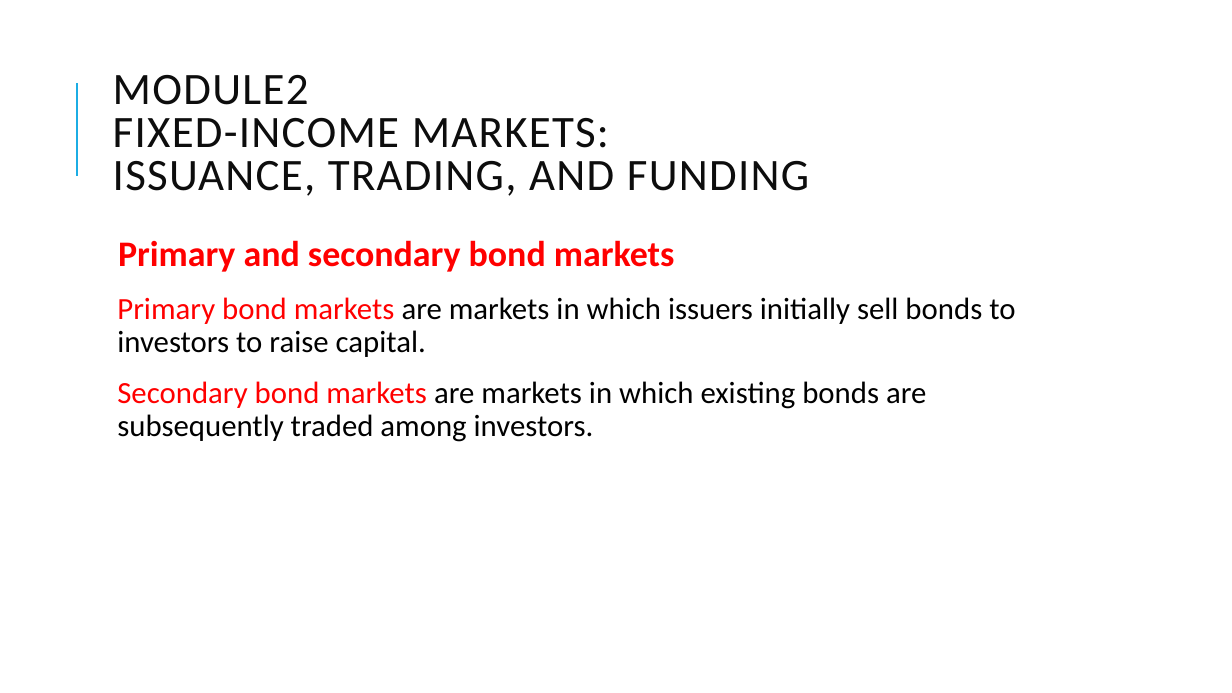
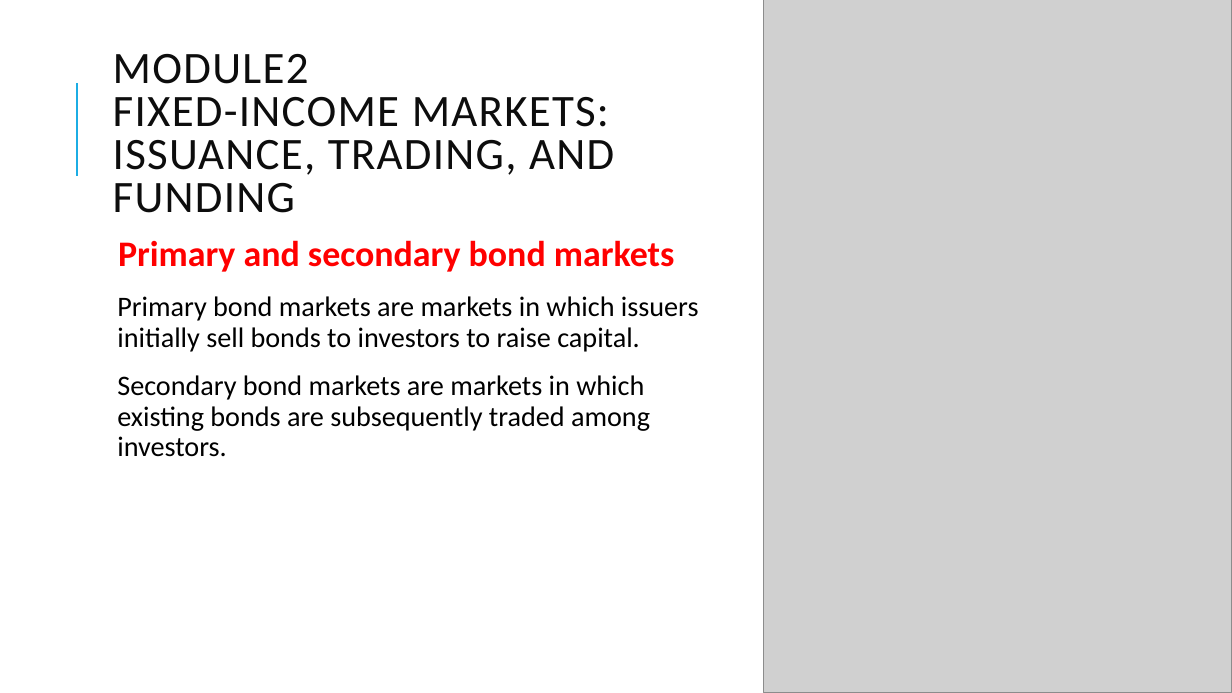
Before and after one commit to Isco0530/data, a slide deck: slide 62 of Fixed Income.pptx. Drawn at 1232x693 pixels with LibreOffice and Linux fonts; fonts in the diff are those of the drawing; grey boxes stand for pictures. Boxes give left, top, right and bottom in pixels: in the first picture for what was removed or moved away, otherwise in the second. Text is boxed around its words. In the diff, an @@ line names an element or a change of style, - is before the commit and + after.

```diff
--- a/Fixed Income.pptx
+++ b/Fixed Income.pptx
@@ picture added at [763,0,1232,693] @@
@@ title "MODULE2 FIXED-INCOME MARKETS: ISSUANCE, TRADING, ..." rewrapped from [113,75,809,196] to [113,54,614,213] @@
@@ text at [117,296,699,457]: size 24 to 22 pt in "Primary bond markets are markets in which ...", "Secondary bond markets are markets in which ..."; text colour #FF0000 to #000000 in "Primary bond markets", "Secondary bond markets" @@
```
Also in this commit, not shown: 4 other slides changed.
